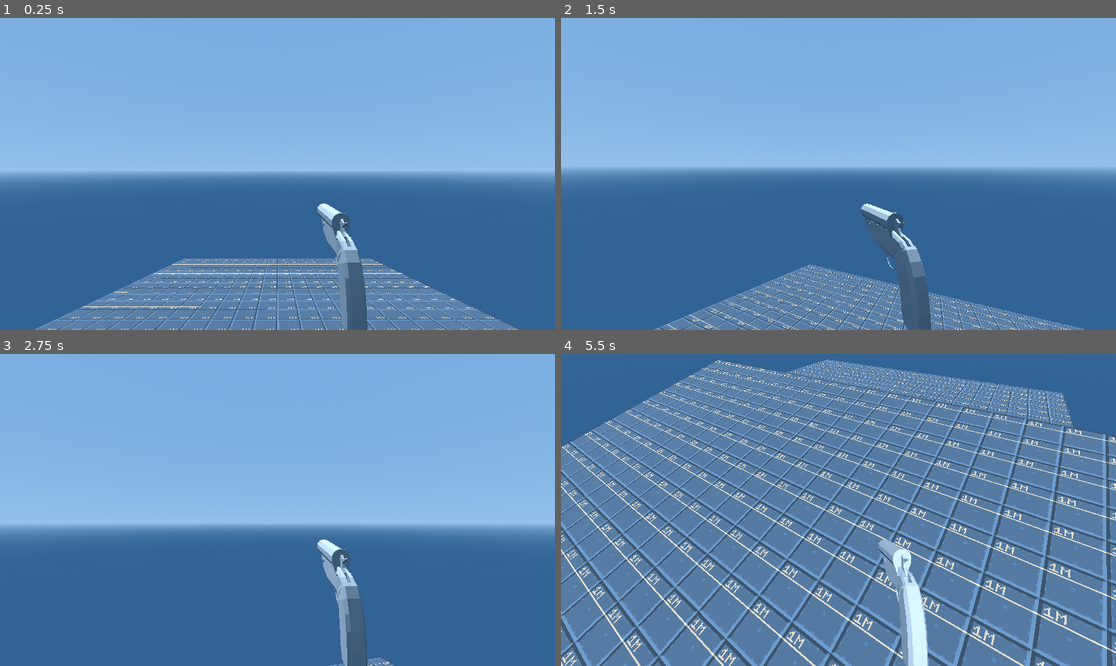
Above: before the commit, frames 1-4 (two rows, left to right).
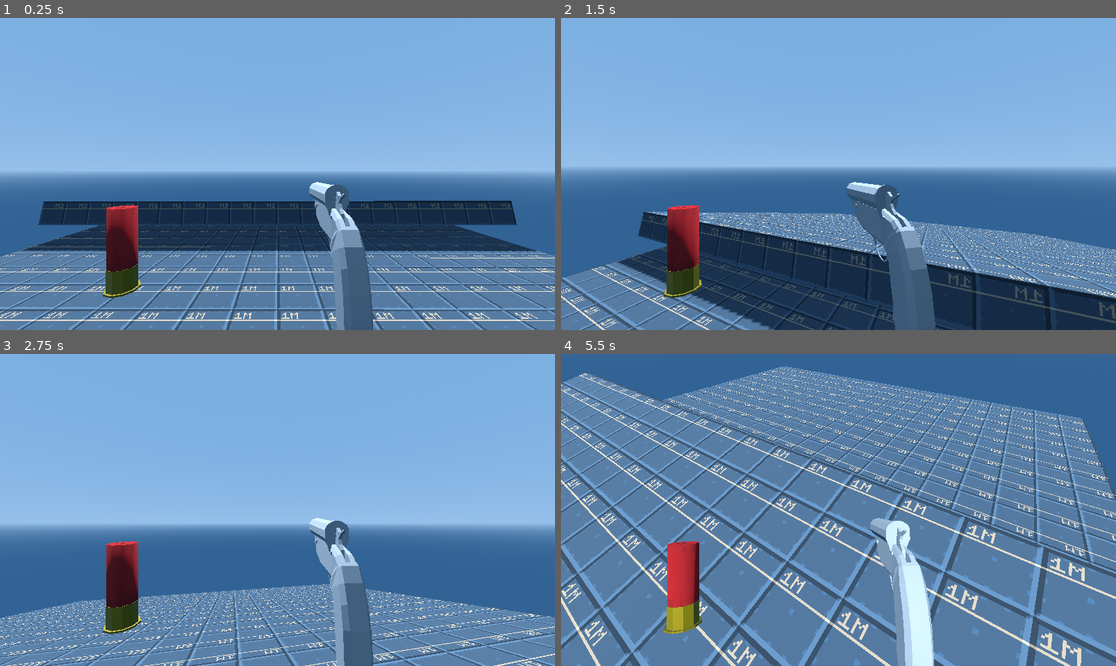
Above: after the commit, the same moments.

Repository: jashjhj/fp-shooter-game
Game: Godot game, scene res://maps/level_0.tscn
Same seed, same stepped clock (60 frames per second), same inputs: the game is played once before the commit and once after it.
Inputs (mouse positions are in pixels of both pictures, inside the frame that each line leads up to):
- Up to frame 1 (0.25 s): no input
- Up to frame 2 (1.5 s): tap Enter (ui_accept) at 0.5, 0.77 s; move the mouse to (866, 174) at 0.52 s; press the mouse at (866, 174) at 0.53 s; hold W (move_forward) from 0.53 s (still down); move the mouse to (810, 174) at 1.27 s; release the mouse at (810, 174) at 1.28 s; tap Alt (inspect) at 1.35 s
- Up to frame 3 (2.75 s): keep holding W (move_forward); tap Enter (ui_accept) at 1.52 s; click (249, 510) at 1.55 s; move the mouse to (288, 503) at 2.02 s; press the mouse at (288, 503) at 2.03 s
- Up to frame 4 (5.5 s): move the mouse to (832, 516) at 2.77 s; release the mouse at (832, 516) at 2.78 s; right-click (832, 516) at 2.85 s; tap Enter (ui_accept) at 3.02, 3.77, 4.52 s; click (832, 516) at 3.05 s; move the mouse to (1005, 556) at 3.52 s; release W (move_forward) at 3.53 s; press the mouse at (1005, 556) at 3.53 s; hold A (move_left) 3.53-5.03 s; move the mouse to (672, 463) at 4.27 s; release the mouse at (672, 463) at 4.28 s; tap Alt (inspect) at 4.35 s; click (672, 463) at 4.55 s; move the mouse to (844, 510) at 5.02 s; press the mouse at (844, 510) at 5.03 s; hold W (move_forward) from 5.03 s (still down)

The runs differ from the first frame. In frame 1, 30% of the frame differs, in the area x 0-100%, y 52-100%; in frame 2, 31%; in frame 3, 23%; in frame 4, 49%, in the area x 0-100%, y 1-100%.

Commit message:
Insertable basic works + 12ga_Shot shell added Shotgun shell has textures.

Diff:
--- a/gameobjects/guns/gun.gd
+++ b/gameobjects/guns/gun.gd
@@ -29,6 +29,13 @@
 		add_child(HOLD_POSITION);
 		HOLD_POSITION.position = Vector3(0,0,0);
 		push_warning("Inspect position node not set. Autogenerated.")
+
+
+	for child in get_all_children(self):
+		if child is Gun_Part:
+			child.PARENT_GUN = self;
+
+
 
 
 func _process(_delta:float):
--- a/gameobjects/guns/instances/Flare_Gun.tscn
+++ b/gameobjects/guns/instances/Flare_Gun.tscn
@@ -9,6 +9,8 @@
 [ext_resource type="ArrayMesh" uid="uid://clrl1m3vy0iys" path="res://assets/models/guns/Flare_Gun/Hammer.obj" id="6_h5mg1"]
 [ext_resource type="Script" uid="uid://d3ti8mrkqn6ai" path="res://gameobjects/guns/parts/interactivity_backend/Gun_Part_Rotateable.gd" id="7_pfsts"]
 [ext_resource type="ArrayMesh" uid="uid://b47ll0ectwnc" path="res://assets/models/guns/Flare_Gun/Barrel.obj" id="8_t570b"]
+[ext_resource type="Script" uid="uid://dymfggnfgsan6" path="res://gameobjects/guns/parts/interactivity_backend/Gun_Part_Insertable.gd" id="10_0cm1b"]
+[ext_resource type="PackedScene" uid="uid://biiynoqsxedi6" path="res://gameobjects/guns/parts/insertable/rounds/12ga_Shot.tscn" id="11_nq1xb"]
 
 [sub_resource type="Resource" id="Resource_0cm1b"]
 script = ExtResource("2_wbnyp")
@@ -20,10 +22,19 @@
 metadata/_custom_type_script = "uid://cuj1evxe65gdy"
 
 [sub_resource type="BoxShape3D" id="BoxShape3D_3caqd"]
-size = Vector3(0.00426758, 0.02, 0.0198804)
+size = Vector3(0.00585938, 0.02, 0.0198804)
 
 [sub_resource type="BoxShape3D" id="BoxShape3D_drcqq"]
-size = Vector3(0.02, 0.02, 0.07)
+size = Vector3(0.02, 0.0210864, 0.0890417)
+
+[sub_resource type="BoxShape3D" id="BoxShape3D_h5mg1"]
+size = Vector3(0.00585938, 0.0141602, 0.0903931)
+
+[sub_resource type="BoxShape3D" id="BoxShape3D_nq1xb"]
+size = Vector3(0.00390625, 0.0157446, 0.0414716)
+
+[sub_resource type="BoxShape3D" id="BoxShape3D_t570b"]
+size = Vector3(0.0166016, 0.0178223, 0.00209863)
 
 [node name="FlareGun" type="Node3D" node_paths=PackedStringArray("trigger_functions", "GUN_MODEL", "INSPECT_POSITION")]
 script = ExtResource("1_rxssa")
@@ -42,7 +53,7 @@
 mesh = ExtResource("3_wbnyp")
 
 [node name="Hammer" type="Node3D" parent="Model" node_paths=PackedStringArray("RELEASE_LISTENER", "VISUAL_HAMMER", "BEGIN_INTERACT_COLLIDER")]
-transform = Transform3D(1, 0, 0, 0, 1, 0, 0, 0, 1, 0, 0.0352166, 0.0213647)
+transform = Transform3D(1, 0, 0, 0, 1, 0, 0, 0, 1, 0, 0.0505769, -0.0299239)
 script = ExtResource("4_0cm1b")
 RELEASE_LISTENER = NodePath("Release_Hammer")
 COCKED_ANGLE = 0.523599
@@ -69,25 +80,55 @@
 skeleton = NodePath("../../..")
 
 [node name="Barrel" type="Node3D" parent="Model" node_paths=PackedStringArray("VISUAL_HAMMER", "BEGIN_INTERACT_COLLIDER")]
-transform = Transform3D(1, 0, 0, 0, 1, 0, 0, 0, 1, 0, 0.0337331, 0.0746421)
+transform = Transform3D(1, 0, 0, 0, 1, 0, 0, 0, 1, 0, 0.0470401, -0.108572)
 script = ExtResource("7_pfsts")
 VISUAL_HAMMER = NodePath("Moving_Parts")
 MIN_ANGLE = -0.523599
 MAX_ANGLE = 0.0
-BEGIN_INTERACT_COLLIDER = NodePath("Moving_Parts/Area3D")
+BEGIN_INTERACT_COLLIDER = NodePath("Moving_Parts/BarrelArea")
 metadata/_custom_type_script = "uid://d3ti8mrkqn6ai"
 
 [node name="Moving_Parts" type="Node3D" parent="Model/Barrel"]
 
 [node name="MeshInstance3D4" type="MeshInstance3D" parent="Model/Barrel/Moving_Parts"]
+transform = Transform3D(1, 0, 0, 0, 1, 0, 0, 0, 1, 0, 0.0012681, 0.00139984)
 mesh = ExtResource("8_t570b")
 skeleton = NodePath("../../..")
 
-[node name="Area3D" type="Area3D" parent="Model/Barrel/Moving_Parts"]
+[node name="BarrelArea" type="Area3D" parent="Model/Barrel/Moving_Parts"]
 
-[node name="CollisionShape3D" type="CollisionShape3D" parent="Model/Barrel/Moving_Parts/Area3D"]
-transform = Transform3D(1, 0, 0, 0, 1, 0, 0, 0, 1, 0, 0.0145933, -0.0110023)
+[node name="CollisionShape3D" type="CollisionShape3D" parent="Model/Barrel/Moving_Parts/BarrelArea"]
+transform = Transform3D(1, 0, 0, 0, 1, 0, 0, 0, 1, 0, 0.0192419, 0.0214142)
 shape = SubResource("BoxShape3D_drcqq")
+
+[node name="CollisionShape3D2" type="CollisionShape3D" parent="Model/Barrel/Moving_Parts/BarrelArea"]
+transform = Transform3D(1, 0, 0, 0, 1, 0, 0, 0, 1, 0, 0.00219727, 0.021759)
+shape = SubResource("BoxShape3D_h5mg1")
+
+[node name="Gun_Part_Insertable" type="Node3D" parent="Model/Barrel/Moving_Parts" node_paths=PackedStringArray("INSERTABLE_OBJECT", "INSERTION_ENTRY_AREA", "BEGIN_INTERACT_COLLIDER")]
+transform = Transform3D(1, 0, 0, 0, 1, 0, 0, 0, 1, 0, 0.017959, 0.0662793)
+script = ExtResource("10_0cm1b")
+INSERTABLE_OBJECT = NodePath("../../../../12GaShot")
+INSERTION_DIRECTION = Vector3(0, 0, -1)
+INSERTION_LENGTH = 0.056
+INSERTION_ENTRY_AREA = NodePath("InsertionArea")
+BEGIN_INTERACT_COLLIDER = NodePath("GrabFromArea")
+metadata/_custom_type_script = "uid://dymfggnfgsan6"
+
+[node name="InsertionArea" type="Area3D" parent="Model/Barrel/Moving_Parts/Gun_Part_Insertable"]
+
+[node name="CollisionShape3D" type="CollisionShape3D" parent="Model/Barrel/Moving_Parts/Gun_Part_Insertable/InsertionArea"]
+transform = Transform3D(1, 0, 0, 0, 1, 0, 0, 0, 1, 0, 6.22571e-05, 0.0210696)
+shape = SubResource("BoxShape3D_nq1xb")
+
+[node name="GrabFromArea" type="Area3D" parent="Model/Barrel/Moving_Parts/Gun_Part_Insertable"]
+
+[node name="CollisionShape3D" type="CollisionShape3D" parent="Model/Barrel/Moving_Parts/Gun_Part_Insertable/GrabFromArea"]
+transform = Transform3D(1, 0, 0, 0, 1, 0, 0, 0, 1, 0, 0, 4.93154e-05)
+shape = SubResource("BoxShape3D_t570b")
 
 [node name="Inspect_Pos" type="Node3D" parent="."]
 transform = Transform3D(0.370492, 0, 0.928835, 0, 1, 0, -0.928835, 0, 0.370492, -0.00559456, 0, 0.00514434)
+
+[node name="12GaShot" parent="." instance=ExtResource("11_nq1xb")]
+transform = Transform3D(1, 0, 0, 0, 1, 0, 0, 0, 1, -0.161705, 0.0637344, 0)
--- a/gameobjects/guns/parts/Gun_Part.gd
+++ b/gameobjects/guns/parts/Gun_Part.gd
@@ -1,6 +1,10 @@
 class_name Gun_Part extends Node3D
 
 #@export var TRIGGERS:Array[Signal];
+
+##Set to parent gun object
+var PARENT_GUN:Gun;
+
 
 ##Float that can be set extrenally. When set, triggers `settable_float_set(with the value)`.
 var SETTABLE_FLOAT:float = 0:
--- /dev/null
+++ b/gameobjects/guns/parts/insertable/rounds/12ga_Shot.tscn
@@ -0,0 +1,35 @@
+[gd_scene load_steps=7 format=3 uid="uid://biiynoqsxedi6"]
+
+[ext_resource type="Script" uid="uid://dinyj7n6bftbt" path="res://gameobjects/guns/parts/interactivity_backend/Gun_Insertable.gd" id="1_37fg0"]
+[ext_resource type="ArrayMesh" uid="uid://cqflfdpvj02hj" path="res://assets/models/ammo/12ga_shot.obj" id="2_40wjq"]
+[ext_resource type="Texture2D" uid="uid://o5ynm8o46psj" path="res://assets/textures/bullet/12ga_shot.png" id="3_ga23a"]
+
+[sub_resource type="BoxShape3D" id="BoxShape3D_ws1k8"]
+size = Vector3(0.0136719, 0.0562402, 0.013916)
+
+[sub_resource type="StandardMaterial3D" id="StandardMaterial3D_rcm1f"]
+albedo_texture = ExtResource("3_ga23a")
+metallic = 0.6
+roughness = 0.4
+texture_filter = 0
+
+[sub_resource type="StandardMaterial3D" id="StandardMaterial3D_5sp2j"]
+albedo_texture = ExtResource("3_ga23a")
+texture_filter = 0
+
+[node name="12GaShot" type="Node3D" node_paths=PackedStringArray("GRABBABLE_AREA")]
+script = ExtResource("1_37fg0")
+GRABBABLE_AREA = NodePath("Area3D")
+metadata/_custom_type_script = "uid://dinyj7n6bftbt"
+
+[node name="Area3D" type="Area3D" parent="."]
+
+[node name="CollisionShape3D" type="CollisionShape3D" parent="Area3D"]
+transform = Transform3D(1, 0, 0, 0, 1, 0, 0, 0, 1, 0, -0.0281201, 0)
+shape = SubResource("BoxShape3D_ws1k8")
+
+[node name="MeshInstance3D" type="MeshInstance3D" parent="."]
+transform = Transform3D(1, 0, 0, 0, 1, 0, 0, 0, 1, 0, -0.028456, 0)
+mesh = ExtResource("2_40wjq")
+surface_material_override/0 = SubResource("StandardMaterial3D_rcm1f")
+surface_material_override/1 = SubResource("StandardMaterial3D_5sp2j")
--- /dev/null
+++ b/gameobjects/guns/parts/interactivity_backend/Gun_Insertable.gd
@@ -0,0 +1,32 @@
+class_name Gun_Insertable extends Node3D
+
+@export var GRABBABLE_AREA:Area3D
+const GRABBABLE_AREA_LAYER:int = 65536; #Gun interaction layer.
+
+
+signal grabbed
+signal ungrabbed
+
+var is_grabbable:bool = true:
+	set(value):
+		is_grabbable = value; # Toggles collision if set.
+		if(is_grabbable): GRABBABLE_AREA.collision_layer = GRABBABLE_AREA_LAYER;
+		else: GRABBABLE_AREA.collision_mask = 0;
+
+
+
+func _ready() -> void:
+	assert(GRABBABLE_AREA != null, "No Grabbable Area set!")
+	GRABBABLE_AREA.collision_mask = 0;
+	GRABBABLE_AREA.collision_layer = GRABBABLE_AREA_LAYER;
+
+
+
+func _input(event: InputEvent) -> void: # Handles "is_focused"
+	if(is_grabbable):
+		if(event.is_action_pressed("interact_0")):
+			var mouse_collider = get_viewport().get_camera_3d().get_mouse_ray(2, GRABBABLE_AREA_LAYER).get_collider(); # Was this begun to be clicked on.
+			if(mouse_collider == GRABBABLE_AREA):
+				grabbed.emit();
+		if(event.is_action_released("interact_0")):
+			ungrabbed.emit();
--- /dev/null
+++ b/gameobjects/guns/parts/interactivity_backend/Gun_Part_Insertable.gd
@@ -0,0 +1,131 @@
+class_name Gun_Part_Insertable extends Gun_Part_Interactive
+##Magazine/Bullet/clip etc.
+@export var INSERTABLE_OBJECT: Gun_Insertable;
+
+@export var INSERTION_DIRECTION:Vector3 = Vector3.UP;
+@export var INSERTION_PLANE_NORMAL:Vector3 = Vector3.LEFT;
+@export var INSERTION_LENGTH:float = 0.1;
+
+@export var INSERTION_ENTRY_AREA:Area3D;
+
+@export var OFFSET_NOT_IN_ENTRY:float = 0.05;
+
+##Area in which it can be extracted from, when sunk.
+var PULL_FROM_AREA:Area3D;
+
+
+const INSERTION_LAYER = 262144 # 2^18 = layer 19
+
+var insertable_goal:Node3D = Node3D.new();
+var insertable_lerp_rate = 0.5;
+
+
+
+var populated:bool = false:
+	set(value):
+		populated = value;
+		if(populated):
+			set_begin_interact_pull_area()
+		else:
+			set_begin_interact_insertable()
+
+var insertion_in_progress:bool = false;
+
+func set_begin_interact_insertable():
+	BEGIN_INTERACT_COLLIDER = INSERTABLE_OBJECT.GRABBABLE_AREA;
+	INSERTABLE_OBJECT.GRABBABLE_AREA.collision_layer = BEGIN_INTERACT_COLLISION_LAYER;
+	PULL_FROM_AREA.collision_layer = 0;
+func set_begin_interact_pull_area():
+	BEGIN_INTERACT_COLLIDER = PULL_FROM_AREA;
+	PULL_FROM_AREA.collision_layer = BEGIN_INTERACT_COLLISION_LAYER;
+	INSERTABLE_OBJECT.GRABBABLE_AREA.collision_layer = 0;
+
+
+##Ready
+func _ready():
+	add_child(insertable_goal);
+	PULL_FROM_AREA = BEGIN_INTERACT_COLLIDER;
+	set_begin_interact_insertable()
+	super._ready();
+
+
+	call_deferred("setup_plane");
+
+	assert(INSERTABLE_OBJECT != null, "Insertable part's object not set.")
+	#INSERTABLE_OBJECT.grabbed.connect(object_grabbed)
+	#INSERTABLE_OBJECT.ungrabbed.connect(object_ungrabbed)
+
+
+var plane_normal:Vector3;
+func setup_plane():
+	#Initialises the plane. Requires parent's position, so must be called deferred.
+	plane_normal = INSERTION_PLANE_NORMAL.normalized()
+
+	set_interact_plane_normal(plane_normal)
+	INTERACT_PLANE.position = Vector3.ZERO;
+
+func _process(delta:float) -> void:
+	super._process(delta);
+
+
+	if(is_focused):
+
+		# Update target
+		insertable_goal.global_position = global_position + get_mouse_plane_position()
+		insertable_goal.look_at(insertable_goal.global_position + global_basis*(INSERTION_DIRECTION), Vector3.UP);
+		insertable_goal.rotate_object_local(Vector3.LEFT, PI/2)
+		insertable_goal.transform = insertable_goal.transform.orthonormalized()
+
+
+		var insertion:float = INSERTION_DIRECTION.normalized().dot(insertable_goal.position);
+		var in_collider:bool = get_viewport().get_camera_3d().get_mouse_ray(2, INSERTION_LAYER).get_collider() == INSERTION_ENTRY_AREA;
+
+		if(!insertion_in_progress):
+			if(in_collider):
+				insertion_in_progress = true;
+
+				insertable_goal.position = insertion * INSERTION_DIRECTION.normalized();
+
+			else:
+				insertable_goal.position += OFFSET_NOT_IN_ENTRY * (basis*plane_normal);
+
+		else: # Inserting ...
+			if(insertion < 0 and !in_collider): # if out of collider and uninserted
+				insertion_in_progress = false;
+			else:
+				insertion = min(insertion, INSERTION_LENGTH);
+				insertable_goal.position = insertion * INSERTION_DIRECTION.normalized();
+
+				if(insertion == INSERTION_LENGTH):
+					populated = true;
+				else:
+					populated = false;
+
+
+
+
+		#Update actual object to follow target.
+		INSERTABLE_OBJECT.global_position = INSERTABLE_OBJECT.global_position.lerp(insertable_goal.global_position, insertable_lerp_rate);
+		INSERTABLE_OBJECT.global_basis = Basis(Quaternion(INSERTABLE_OBJECT.global_basis).slerp(Quaternion(insertable_goal.global_basis),insertable_lerp_rate)); # Lerp rotation
+
+
+
+
+
+func object_grabbed():
+	pass
+func object_ungrabbed():
+	pass
+
+
+#Enable and disable being clicked on
+func enable_focus():
+	INSERTION_ENTRY_AREA.collision_layer = INSERTION_LAYER;
+	INSERTABLE_OBJECT.reparent(PARENT_GUN)
+
+func disable_focus():
+	INSERTION_ENTRY_AREA.collision_layer = 0;
+	if(populated):
+		INSERTABLE_OBJECT.reparent(self)
+	else:
+		INSERTABLE_OBJECT.reparent(PARENT_GUN)
--- a/gameobjects/guns/parts/interactivity_backend/Gun_Part_Interactive.gd
+++ b/gameobjects/guns/parts/interactivity_backend/Gun_Part_Interactive.gd
@@ -5,11 +5,21 @@
 var INTERACT_PLANE:Area3D;
 
 
-const BEGIN_INTERACT_COLLISION_LAYER := 65536
-const PLANE_COLLISION_LAYER := 131072
+const BEGIN_INTERACT_COLLISION_LAYER := 65536 # 2^16
+const PLANE_COLLISION_LAYER := 131072 # 2^17
 
 var is_interactive:bool = false; # Interactivity - e.g. when playeris currently 'Inspecting'
 var is_focused:bool = false; # Is currently being held/clicked on
+var is_focusable:bool = true:
+	set(value):
+		is_focusable = value;
+		if(!is_focusable and is_focused): # cancel focus when this is toggled.
+			_disable_focus()
+
+		if(is_focusable): # makes it unregisterable
+			BEGIN_INTERACT_COLLIDER.collision_layer = BEGIN_INTERACT_COLLISION_LAYER;
+		else:
+			BEGIN_INTERACT_COLLIDER.collision_layer = 0;
 
 
 #Inherited functions. called when focused and unfocused
@@ -66,6 +76,8 @@
 
 func _enable_focus():
 	if(is_focused): return # If already focused, cancel
+	if(!is_focusable): return
+
 	is_focused = true;
 	enable_plane_collider()
 
@@ -88,7 +100,11 @@
 
 
 func _process(_delta: float) -> void:
-	#super._process(delta);
+	#super._process(delta); No process function in GUN_PART
 
 	if(is_focused):
 		if(!is_interactive):_disable_focus() # If no longer interactive
+
+
+func set_interact_plane_normal(n:Vector3) -> void:
+	INTERACT_PLANE.look_at(INTERACT_PLANE.global_position + global_transform.basis * n)
--- a/gameobjects/guns/parts/interactivity_backend/Gun_Part_Rotateable.gd
+++ b/gameobjects/guns/parts/interactivity_backend/Gun_Part_Rotateable.gd
@@ -1,7 +1,7 @@
 class_name Gun_Part_Rotateable extends Gun_Part_Interactive
 
 
-@export var ROTATION_AXIS:Vector3 = Vector3.LEFT;
+@export var ROTATION_AXIS:Vector3 = Vector3.RIGHT;
 
 
 
@@ -21,7 +21,7 @@
 	super._ready();
 	ROTATION_AXIS = ROTATION_AXIS.normalized()
 	INTERACT_PLANE.position = Vector3(0,0,0);
-	INTERACT_PLANE.look_at(global_position + global_transform.basis * ROTATION_AXIS) # looks perpendicularly to the rotation axis.
+	set_interact_plane_normal(ROTATION_AXIS) # looks perpendicularly to the rotation axis.
 
 	#Extras
 
@@ -81,9 +81,10 @@
 @export var SPRING_FORCE:float = 0.0;
 ##Gravity force, arbitrary units. Dependent on angle player is lookign at.
 @export var GRAVITY_FORCE:float = 0.0;
+var is_affected_by_gravity:bool = false;
 
 ## 0 -> 1 = 0 -> MAX_ANGLE
-@export var FOCUS_RESISTANCE_CURVE:Curve;
+@export var FOCUS_RESISTANCE_CURVE:Curve = Curve.new();
 
 @export var ELASTICITY_TOP:float = 0.2;
 @export var ELASTICITY_BOTTOM:float = 0.1;
@@ -110,6 +111,7 @@
 		VISUAL_HAMMER.rotate_object_local(ROTATION_AXIS, current_angle)
 
 
+var forces:float = 0; # Outside of loop so can be altered by inherited functions
 func _physics_process(delta:float) -> void:
 
 	if(is_focused): #Manual controls
@@ -123,8 +125,8 @@
 
 
 	else:
-		var forces:float = -SPRING_FORCE
-		forces += GRAVITY_FORCE * cos(acos(global_basis.y.dot(Vector3.UP)) + current_angle); # gravity calculation
+		forces = -SPRING_FORCE
+		if(is_affected_by_gravity): forces += GRAVITY_FORCE * cos(acos(global_basis.y.dot(Vector3.UP)) + current_angle); # gravity calculation
 
 		#Initial checks:
 		if(current_angle <= MIN_ANGLE and current_angular_velocity >= 0): # Previously...
--- a/gameobjects/guns/parts/interactivity_backend/Gun_Part_Tools.tscn
+++ b/gameobjects/guns/parts/interactivity_backend/Gun_Part_Tools.tscn
@@ -12,7 +12,7 @@
 
 [sub_resource type="PlaneMesh" id="PlaneMesh_m7242"]
 material = SubResource("StandardMaterial3D_vwlgp")
-size = Vector2(1, 1)
+size = Vector2(0.4, 0.4)
 
 [node name="Gun_Part_Tools" type="Node3D"]
 script = ExtResource("1_tvcft")
--- a/maps/level_0.tscn
+++ b/maps/level_0.tscn
@@ -27,7 +27,7 @@
 [node name="level_0" type="Node3D"]
 
 [node name="Player" parent="." instance=ExtResource("1_v0r8n")]
-transform = Transform3D(1, 0, 0, 0, 0.999854, 0.0170685, 0, -0.0170685, 0.999854, 0, 5.498, 0)
+transform = Transform3D(1, 0, 0, 0, 0.999854, 0.0170685, 0, -0.0170685, 0.999854, 0, 1.5715, 6.4688)
 
 [node name="Floor" type="StaticBody3D" parent="."]
 transform = Transform3D(1, 0, 0, 0, 1, 0, 0, 0, 1, 0, -0.5, 0)
--- a/player/player.tscn
+++ b/player/player.tscn
@@ -23,13 +23,12 @@
 script = ExtResource("2_g1dw6")
 
 [node name="RayCast3D" type="RayCast3D" parent="Torso/Head/Camera3D"]
-transform = Transform3D(1, 0, 0, 0, 1, 0, 0, 0, 1, 0, 1.8, 0)
-top_level = true
+visible = false
 collision_mask = 0
 collide_with_areas = true
 
 [node name="FlareGun" parent="Torso/Head" instance=ExtResource("3_g1dw6")]
-transform = Transform3D(-1, 0, -8.74228e-08, 0, 1, 0, 8.74228e-08, 0, -1, 0.0532616, -0.0871637, -0.14252)
+transform = Transform3D(1, 0, 0, 0, 1, 0, 0, 0, 1, 0.0532616, -0.0871637, -0.14252)
 
 [node name="MovementCollider" type="CollisionShape3D" parent="."]
 transform = Transform3D(1, 0, 0, 0, 1, 0, 0, 0, 1, 0, 0.9, 0)
--- a/player/scripts/camera_3d.gd
+++ b/player/scripts/camera_3d.gd
@@ -6,6 +6,10 @@
 
 var has_been_updated:bool = false;
 var current_normal:Vector3;
+
+
+func _ready() -> void:
+	RAY.top_level = true;
 
 func _process(_delta: float):
 	has_been_updated = false;
--- a/project.godot
+++ b/project.godot
@@ -70,6 +70,7 @@
 3d_physics/layer_9="Hurtbox"
 3d_physics/layer_17="Gun_Begin_Interaction"
 3d_physics/layer_18="Gun_Part_Interaction_Plane"
+3d_physics/layer_19="Gun_Use_Element"
 
 [rendering]
 
Not shown, added: assets/models/ammo/12ga_shot.mtl
Not shown, added: assets/models/ammo/12ga_shot.obj
Not shown, added: assets/models/ammo/12ga_shot.obj.import
Not shown, added: assets/models/guns/Flare_Gun/Barrel.mtl
Not shown, changed: assets/models/guns/Flare_Gun/Barrel.obj
Not shown, added: assets/models/guns/Flare_Gun/Grip.mtl
Not shown, changed: assets/models/guns/Flare_Gun/Grip.obj
Not shown, added: assets/models/guns/Flare_Gun/Hammer.mtl
Not shown, changed: assets/models/guns/Flare_Gun/Hammer.obj
Not shown, added: assets/models/guns/Flare_Gun/Reciever.mtl
Not shown, changed: assets/models/guns/Flare_Gun/Reciever.obj
Binary file added: assets/textures/bullet/12ga_shot.png
(and 4 more such lines)
